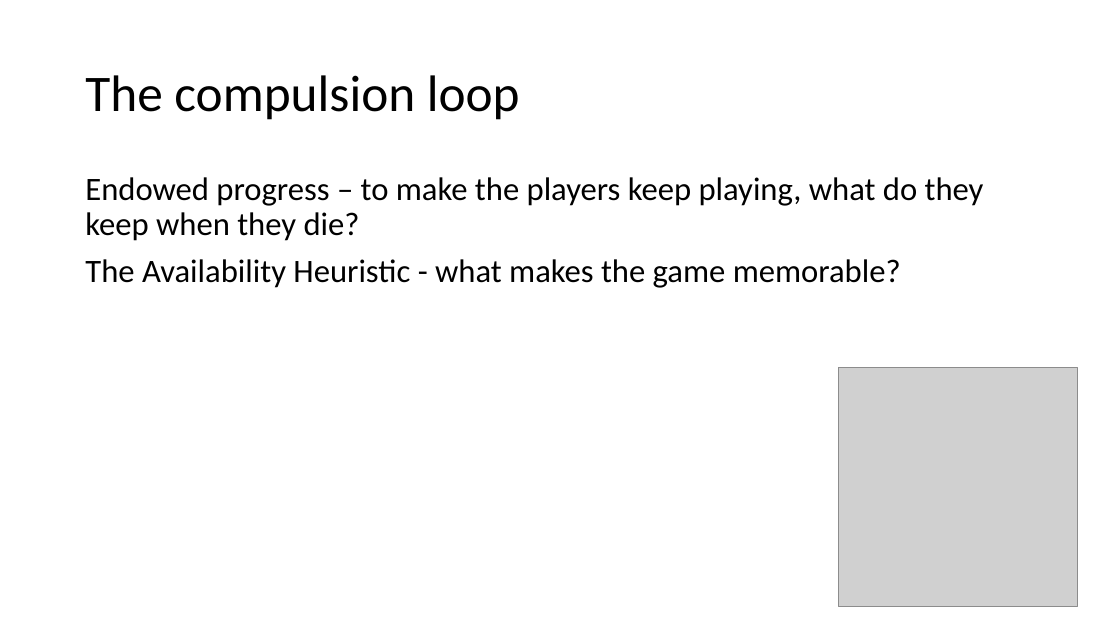
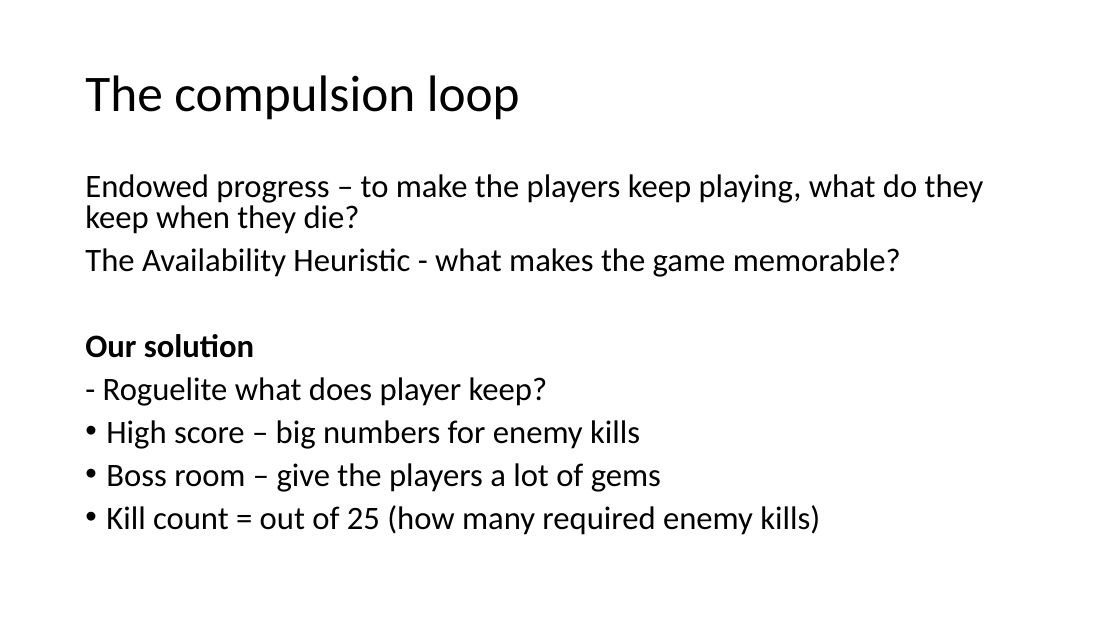
Before and after one commit to danielpokladek/underscore_games_final_year, a slide deck: slide 11 of Design Document/Level 6 Group Project.pptx (slide 9 before the commit). Drawn at 1120x630 pixels with LibreOffice and Linux fonts; fonts in the diff are those of the drawing; grey boxes stand for pictures. Boxes give left, top, right and bottom in pixels: in the first picture for what was removed or moved away, otherwise in the second. Text is boxed around its words. In the diff, an @@ line names an element or a change of style, - is before the commit and + after.

Commit message:
changes on our design doc

```diff
--- a/Design Document/Level 6 Group Project.pptx
+++ b/Design Document/Level 6 Group Project.pptx
@@ text at (85, 174, 984, 277): line spacing 0.9 to 0.8 @@
@@ text at (85, 334, 820, 535): paragraphs added @@
+Our solution
+- Roguelite what does player keep?
+• High score – big numbers for enemy kills
+• Boss room – give the players a lot of gems
+• Kill count = out of 25 (how many required enemy kills)
@@ picture removed at (839, 368, 1077, 607) @@
```
Also in this commit, not shown: 2 other slides changed, 1 slide added.
